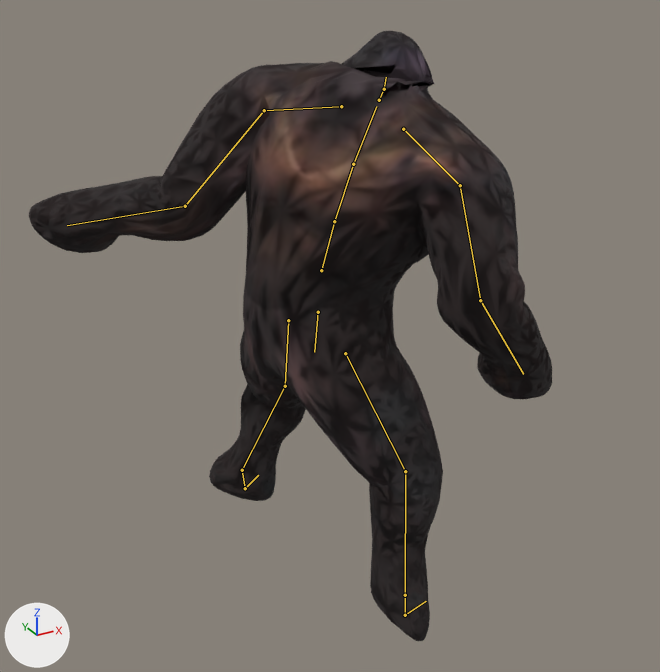
The glTF model BaseFramework 3D/Asset/Models/Character/Enemy/Boss/Giant/Giantblend.gltf, before and after one commit.
Both versions are drawn from a 50 mm lens placed at (-4.88, -8.45, 6.95), pointed at (-0.16, 0.13, 2.66). Every picture has the same lights, and +X, +Y and +Z are marked at lower left. The first picture is the older version. Both versions are drawn at frame 15 of the action 'Left Punch'; the numbers are the values there. The bones that change, and the others that lie on the model, are drawn over the model as lines.

The first picture shows 'Giant_Mesh'.
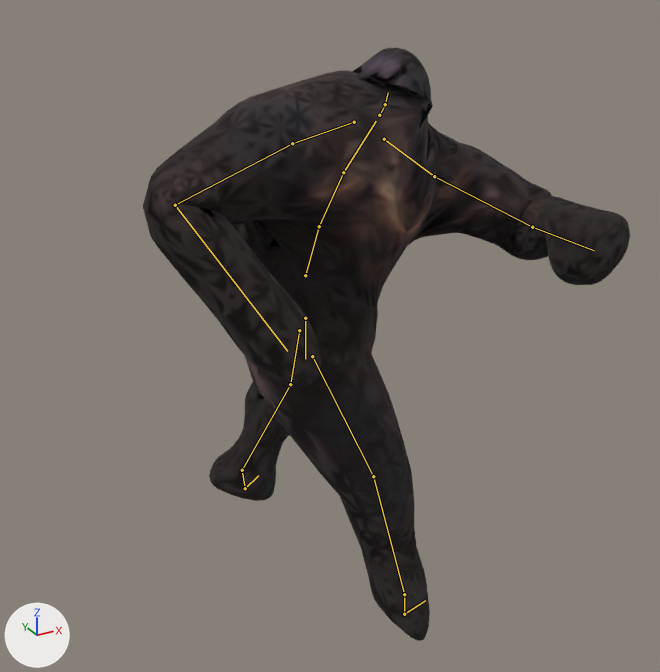
Boxes [x1, y1, x2, y2] around the edits, measured in the pictures (660 x 672 px):
'Giant_Mesh', posed (7% narrower)
    before: [29, 31, 552, 641]
    after: [143, 48, 630, 641]
bone 'mixamorigHips', root to tip
    before: (318, 312) to (314, 352)
    after: (305, 318) to (305, 359)
bone 'mixamorigSpine', root to tip
    before: (321, 270) to (334, 221)
    after: (305, 275) to (319, 226)
bone 'mixamorigSpine1', root to tip
    before: (334, 221) to (353, 164)
    after: (319, 226) to (343, 172)
bone 'mixamorigSpine2', root to tip
    before: (353, 164) to (376, 106)
    after: (343, 172) to (376, 121)
bone 'mixamorigNeck', root to tip
    before: (379, 100) to (384, 89)
    after: (379, 115) to (385, 104)
bone 'mixamorigHead', root to tip
    before: (384, 89) to (386, 77)
    after: (385, 104) to (388, 92)
bone 'mixamorigLeftShoulder', root to tip
    before: (341, 106) to (264, 110)
    after: (384, 139) to (434, 176)
bone 'mixamorigLeftArm', root to tip
    before: (264, 110) to (185, 206)
    after: (434, 176) to (532, 227)
bone 'mixamorigLeftForeArm', root to tip
    before: (185, 206) to (67, 225)
    after: (532, 227) to (594, 250)
bone 'mixamorigRightShoulder', root to tip
    before: (403, 129) to (460, 185)
    after: (354, 122) to (292, 143)
bone 'mixamorigRightArm', root to tip
    before: (460, 185) to (480, 300)
    after: (292, 143) to (175, 205)
bone 'mixamorigRightForeArm', root to tip
    before: (480, 300) to (523, 374)
    after: (175, 205) to (287, 351)
bone 'mixamorigLeftUpLeg', root to tip
    before: (288, 320) to (285, 386)
    after: (299, 330) to (290, 384)
bone 'mixamorigLeftLeg', root to tip
    before: (285, 386) to (242, 470)
    after: (290, 384) to (242, 470)
bone 'mixamorigRightUpLeg', root to tip
    before: (345, 353) to (405, 471)
    after: (312, 356) to (373, 476)
bone 'mixamorigRightLeg', root to tip
    before: (405, 471) to (405, 595)
    after: (373, 476) to (404, 594)
bone 'mixamorigRightFoot', root to tip
    before: (405, 595) to (405, 615)
    after: (404, 594) to (404, 614)

The edits, one by one:
Bone 'mixamorigHips' (bone_mixamorighips) moves from (3.13, 2.98, -0.03) to (3.18, 2.98, 0.13).
Bone 'mixamorigHips' (bone_mixamorighips) turns from (65, -31, 56) to (50, -22, 86) degrees about its own x, y and z.
Bone 'mixamorigSpine' (bone_mixamorigspine) turns from (12, 15, 4) to (18, -23, -10) degrees about its own x, y and z.
Bone 'mixamorigSpine1' (bone_mixamorigspine1) turns from (4, 6, 2) to (9, -7, -1) degrees about its own x, y and z.
Bone 'mixamorigSpine2' (bone_mixamorigspine2) turns from (4, 6, 2) to (9, -7, -1) degrees about its own x, y and z.
Bone 'mixamorigNeck' (bone_mixamorigneck) turns from (-4, 3, 6) to (-5, 9, -2) degrees about its own x, y and z.
Bone 'mixamorigHead' (bone_mixamorighead) turns from (-25, 52, -33) to (-40, 68, -32) degrees about its own x, y and z.
Bone 'mixamorigLeftShoulder' (bone_mixamorigleftshoulder) turns from (-4, -8, -13) to (-22, 26, 23) degrees about its own x, y and z.
Bone 'mixamorigLeftArm' (bone_mixamorigleftarm) turns from (36, -41, -41) to (-35, -7, 27) degrees about its own x, y and z.
Bone 'mixamorigLeftForeArm' (bone_mixamorigleftforearm) turns from (-55, 0, -30) to (-88, -1, -30) degrees about its own x, y and z.
Bone 'mixamorigRightShoulder' (bone_mixamorigrightshoulder) turns from (-4, -5, -7) to (6, 2, 4) degrees about its own x, y and z.
Bone 'mixamorigRightArm' (bone_mixamorigrightarm) turns from (8, 4, 26) to (-10, -24, 8) degrees about its own x, y and z.
Bone 'mixamorigRightForeArm' (bone_mixamorigrightforearm) turns from (-85, -1, 10) to (-93, -4, 10) degrees about its own x, y and z.
Bone 'mixamorigLeftUpLeg' (bone_mixamorigleftupleg) turns from (22, -26, 8) to (0, -54, 34) degrees about its own x, y and z.
Bone 'mixamorigLeftLeg' (bone_mixamorigleftleg) turns from (-44, 3, 0) to (-57, 5, -5) degrees about its own x, y and z.
Bone 'mixamorigLeftFoot' (bone_mixamorigleftfoot) turns from (18, 3, -10) to (27, 8, -8) degrees about its own x, y and z.
Bone 'mixamorigRightUpLeg' (bone_mixamorigrightupleg) turns from (18, 17, -12) to (25, -2, -3) degrees about its own x, y and z.
Bone 'mixamorigRightLeg' (bone_mixamorigrightleg) turns from (-29, -3, -2) to (-12, -6, -1) degrees about its own x, y and z.
Bone 'mixamorigRightFoot' (bone_mixamorigrightfoot) turns from (9, -5, 16) to (-7, 0, 15) degrees about its own x, y and z.
